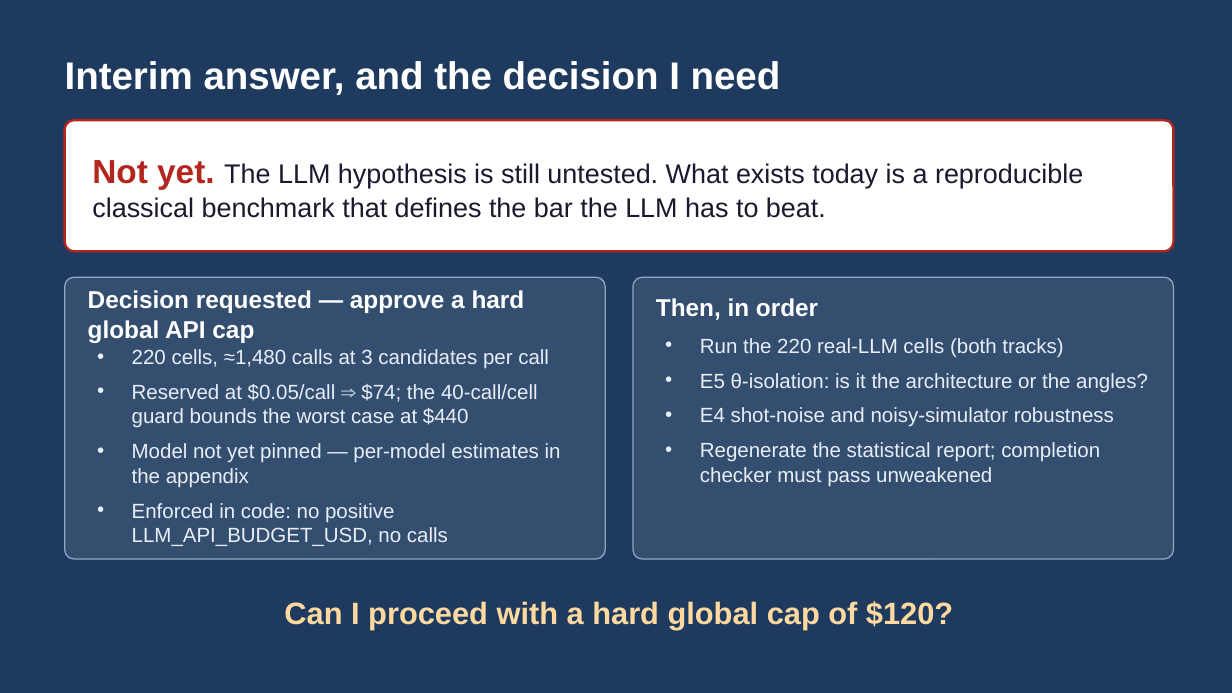
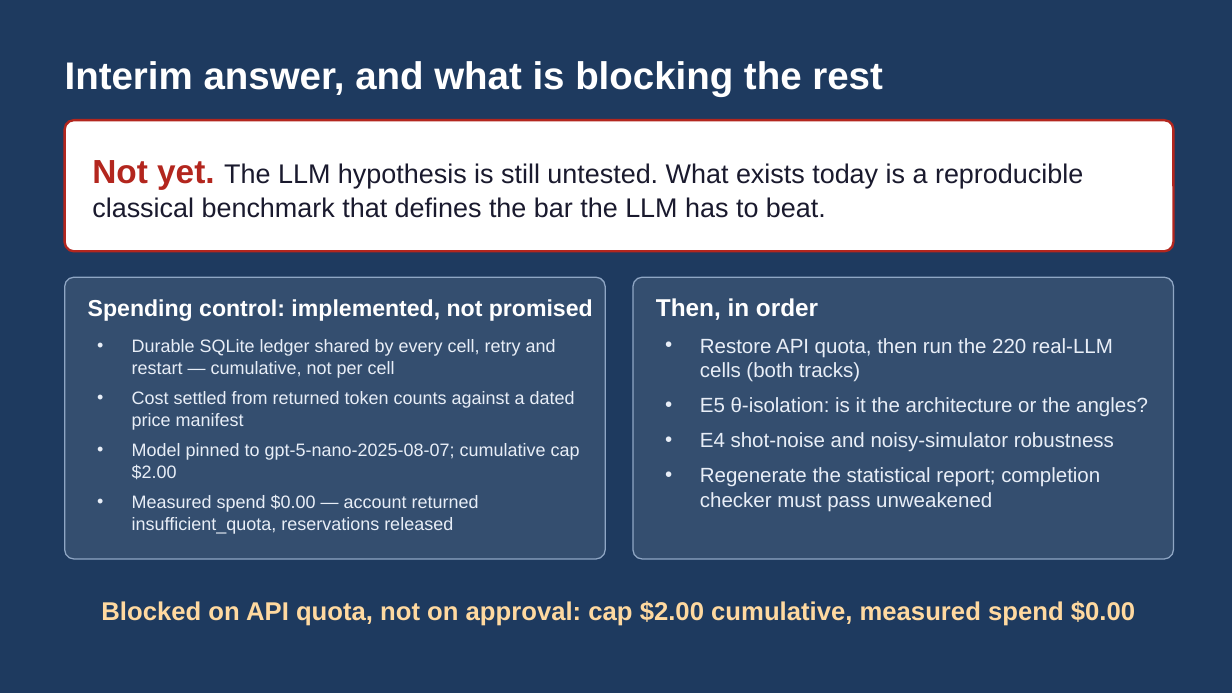
Before and after one commit to dorakingx/llm-vqc, a slide deck: slide 10 of docs/presentation/bench_v2_weekly_revised/20260731_GSoC_revised.pptx. Drawn at 1232x693 pixels with LibreOffice and Linux fonts; fonts in the diff are those of the drawing. Boxes give left, top, right and bottom in pixels: in the first picture for what was removed or moved away, otherwise in the second. Text is boxed around its words. In the diff, an @@ line names an element or a change of style, - is before the commit and + after.

```diff
--- a/docs/presentation/bench_v2_weekly_revised/20260731_GSoC_revised.pptx
+++ b/docs/presentation/bench_v2_weekly_revised/20260731_GSoC_revised.pptx
@@ text at <box>65,61,883,96</box>: text changed @@
-Interim answer, and the decision I need
+Interim answer, and what is blocking the rest
@@ text at <box>88,299,593,321</box>: text changed; size 19 to 18 pt @@
-Decision requested — approve a hard global API cap
+Spending control: implemented, not promised
@@ text at <box>132,339,580,534</box>: text changed; size 16 to 14 pt @@
-• 220 cells, ≈1,480 calls at 3 candidates per call
-• Reserved at $0.05/call ⇒ $74; the 40-call/cell guard bounds the worst case at $440
-• Model not yet pinned — per-model estimates in the appendix
-• Enforced in code: no positive LLM_API_BUDGET_USD, no calls
+• Durable SQLite ledger shared by every cell, retry and restart — cumulative, not per cell
+• Cost settled from returned token counts against a dated price manifest
+• Model pinned to gpt-5-nano-2025-08-07; cumulative cap $2.00
+• Measured spend $0.00 — account returned insufficient_quota, reservations released
@@ text at <box>700,338,1113,382</box>: text changed @@
-• Run the 220 real-LLM cells (both tracks)
+• Restore API quota, then run the 220 real-LLM cells (both tracks)
@@ text at <box>101,601,1135,626</box>: text changed; size 24 to 20 pt @@
-Can I proceed with a hard global cap of $120?
+Blocked on API quota, not on approval: cap $2.00 cumulative, measured spend $0.00
```
Also in this commit, not shown: 12 other slides changed, 46 other files.
